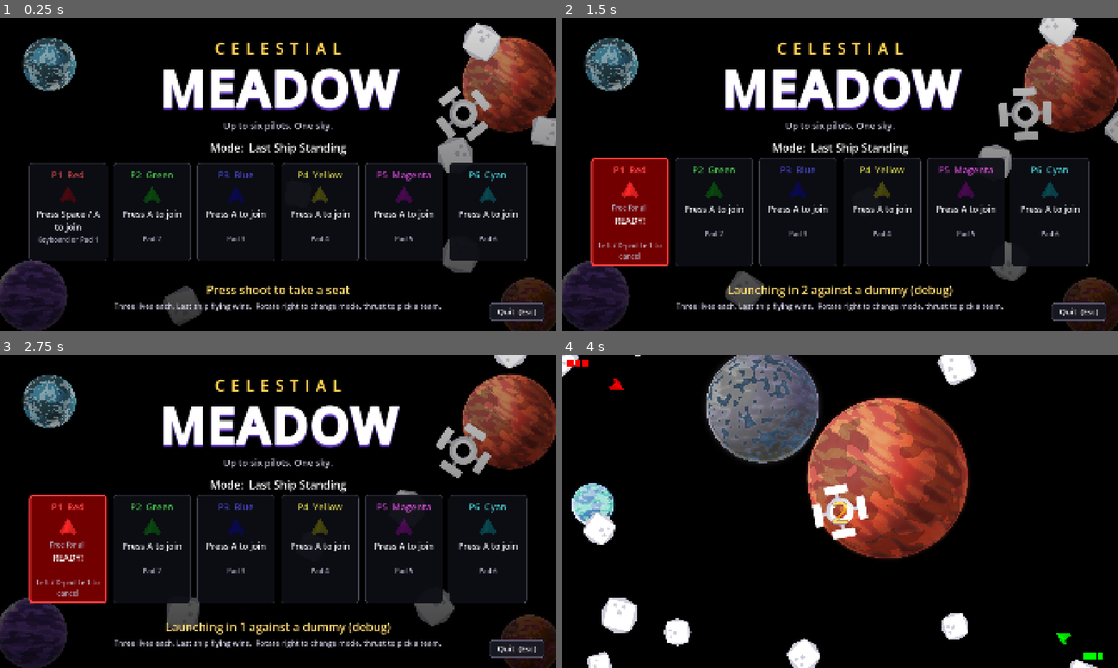
Above: before the commit, frames 1-4 (two rows, left to right).
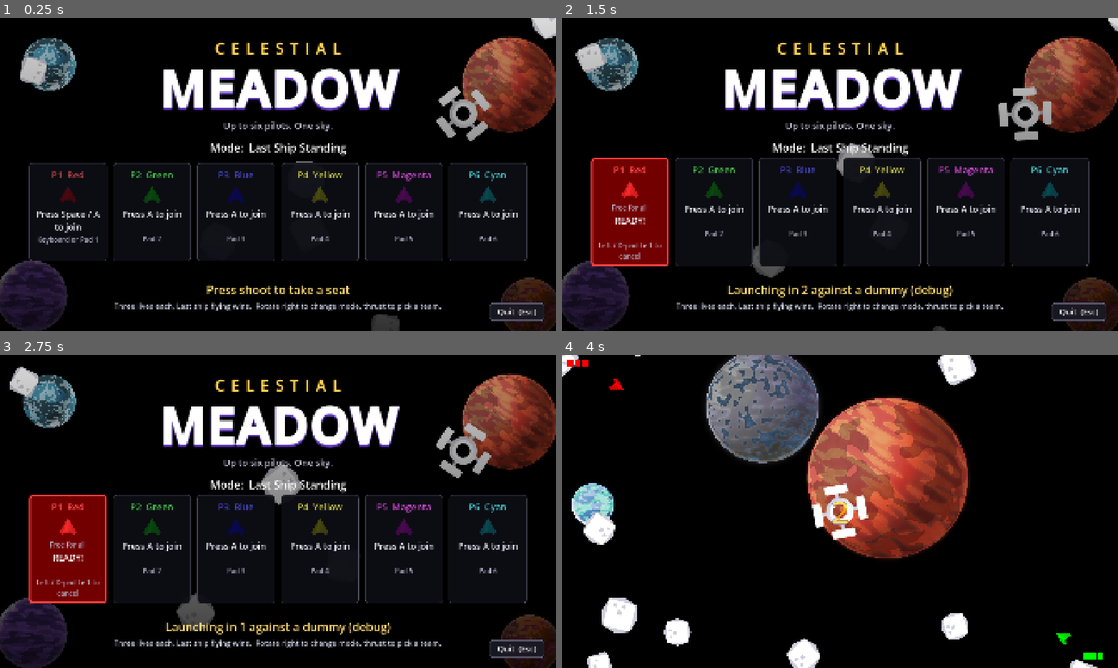
Above: after the commit, the same moments.

Repository: Teeohbee/CelestialMeadow
Game: Godot game, scene res://menu.tscn
The game is run twice, just before and just after one commit, with the same random seed, the same clock (stepped at 60 frames per second) and the same inputs.
Inputs:
- Up to frame 1 (0.25 s): no input
- Up to frame 2 (1.5 s): tap Space at 0.5, 1.25 s
- Up to frame 3 (2.75 s): tap A at 2 s
- Up to frame 4 (4 s): tap A at 2.75 s

The runs differ from the first frame. In frame 1, 3.1% of the frame differs, in the area x 3-100%, y 0-100%; in frame 2, 2.7%; in frame 3, 2.0%; in frame 4, nothing differs.

Commit message:
refactor: share the space backdrop
The lobby's planets, station and drifting asteroids move into their own
scene so the title screen can use them too.

Diff:
--- /dev/null
+++ b/backdrop.gd
@@ -0,0 +1,16 @@
+extends Node2D
+
+## The still space scene behind the title screen and lobby: placed planets,
+## the station, and a few asteroids drifting slowly past
+
+func _ready():
+	spawn_asteroids()
+
+func spawn_asteroids():
+	var asteroid_scene = preload("res://asteroid.tscn")
+	var size = get_viewport_rect().size
+	for i in GameConfig.TITLE_ASTEROID_COUNT:
+		var asteroid = asteroid_scene.instantiate()
+		var velocity = Vector2.RIGHT.rotated(randf() * TAU) * GameConfig.TITLE_ASTEROID_SPEED * randf_range(0.6, 1.4)
+		asteroid.start(Vector2(randf() * size.x, randf() * size.y), velocity)
+		add_child(asteroid)
--- /dev/null
+++ b/backdrop.tscn
@@ -0,0 +1,39 @@
+[gd_scene load_steps=8 format=3]
+
+[ext_resource type="Script" path="res://backdrop.gd" id="1_backdrop"]
+[ext_resource type="PackedScene" uid="uid://bnauy0payb6b1" path="res://planet.tscn" id="2_planet"]
+[ext_resource type="Texture2D" uid="uid://bgioc4nl73xc0" path="res://sprites/planet07.png" id="3_p07"]
+[ext_resource type="Texture2D" uid="uid://kvy4jitc24uw" path="res://sprites/planet08.png" id="4_p08"]
+[ext_resource type="Texture2D" uid="uid://da822ryvpydf2" path="res://sprites/planet09.png" id="5_p09"]
+[ext_resource type="Texture2D" uid="uid://1ipltpid65ih" path="res://sprites/planet02.png" id="6_p02"]
+[ext_resource type="PackedScene" uid="uid://dw6t1mq7v7ltb" path="res://space_station.tscn" id="7_station"]
+
+[node name="Backdrop" type="Node2D"]
+script = ExtResource("1_backdrop")
+
+[node name="Planet1" parent="." instance=ExtResource("2_planet")]
+position = Vector2(170, 160)
+scale = Vector2(0.18, 0.18)
+texture = ExtResource("3_p07")
+randomise = false
+
+[node name="Planet2" parent="." instance=ExtResource("2_planet")]
+position = Vector2(1760, 230)
+scale = Vector2(0.32, 0.32)
+texture = ExtResource("4_p08")
+randomise = false
+
+[node name="Planet3" parent="." instance=ExtResource("2_planet")]
+position = Vector2(110, 960)
+scale = Vector2(0.24, 0.24)
+texture = ExtResource("5_p09")
+randomise = false
+
+[node name="Planet4" parent="." instance=ExtResource("2_planet")]
+position = Vector2(1830, 1000)
+scale = Vector2(0.2, 0.2)
+texture = ExtResource("6_p02")
+randomise = false
+
+[node name="SpaceStation" parent="." instance=ExtResource("7_station")]
+position = Vector2(1600, 330)
--- a/menu.gd
+++ b/menu.gd
@@ -34,18 +34,8 @@
 	for i in GameState.players:
 		if i not in GameState.dummies:
 			cards[i].set_state(SeatCard.State.JOINED)
-	spawn_asteroids()
 	show_mode()
 	quit_confirm.hide()
-
-func spawn_asteroids():
-	var asteroid_scene = preload("res://asteroid.tscn")
-	var size = get_viewport_rect().size
-	for i in GameConfig.TITLE_ASTEROID_COUNT:
-		var asteroid = asteroid_scene.instantiate()
-		var velocity = Vector2.RIGHT.rotated(randf() * TAU) * GameConfig.TITLE_ASTEROID_SPEED * randf_range(0.6, 1.4)
-		asteroid.start(Vector2(randf() * size.x, randf() * size.y), velocity)
-		$Backdrop.add_child(asteroid)
 
 func _process(delta):
 	var seated = seated_players()
--- a/menu.tscn
+++ b/menu.tscn
@@ -1,12 +1,7 @@
-[gd_scene load_steps=14 format=3 uid="uid://bh5j3ywxnw7yk"]
+[gd_scene load_steps=9 format=3 uid="uid://bh5j3ywxnw7yk"]
 
 [ext_resource type="Script" path="res://menu.gd" id="1_menu"]
-[ext_resource type="PackedScene" uid="uid://bnauy0payb6b1" path="res://planet.tscn" id="2_planet"]
-[ext_resource type="Texture2D" uid="uid://bgioc4nl73xc0" path="res://sprites/planet07.png" id="3_p07"]
-[ext_resource type="Texture2D" uid="uid://kvy4jitc24uw" path="res://sprites/planet08.png" id="4_p08"]
-[ext_resource type="Texture2D" uid="uid://da822ryvpydf2" path="res://sprites/planet09.png" id="5_p09"]
-[ext_resource type="Texture2D" uid="uid://1ipltpid65ih" path="res://sprites/planet02.png" id="6_p02"]
-[ext_resource type="PackedScene" uid="uid://dw6t1mq7v7ltb" path="res://space_station.tscn" id="7_station"]
+[ext_resource type="PackedScene" path="res://backdrop.tscn" id="2_backdrop"]
 [ext_resource type="Theme" path="res://ui/menu_theme.tres" id="8_theme"]
 
 [sub_resource type="FontVariation" id="FontVariation_kicker"]
@@ -48,34 +43,7 @@
 mouse_filter = 2
 color = Color(0, 0, 0, 1)
 
-[node name="Backdrop" type="Node2D" parent="."]
-
-[node name="Planet1" parent="Backdrop" instance=ExtResource("2_planet")]
-position = Vector2(170, 160)
-scale = Vector2(0.18, 0.18)
-texture = ExtResource("3_p07")
-randomise = false
-
-[node name="Planet2" parent="Backdrop" instance=ExtResource("2_planet")]
-position = Vector2(1760, 230)
-scale = Vector2(0.32, 0.32)
-texture = ExtResource("4_p08")
-randomise = false
-
-[node name="Planet3" parent="Backdrop" instance=ExtResource("2_planet")]
-position = Vector2(110, 960)
-scale = Vector2(0.24, 0.24)
-texture = ExtResource("5_p09")
-randomise = false
-
-[node name="Planet4" parent="Backdrop" instance=ExtResource("2_planet")]
-position = Vector2(1830, 1000)
-scale = Vector2(0.2, 0.2)
-texture = ExtResource("6_p02")
-randomise = false
-
-[node name="SpaceStation" parent="Backdrop" instance=ExtResource("7_station")]
-position = Vector2(1600, 330)
+[node name="Backdrop" parent="." instance=ExtResource("2_backdrop")]
 
 [node name="Shade" type="TextureRect" parent="."]
 layout_mode = 1
Not shown, added: backdrop.gd.uid
